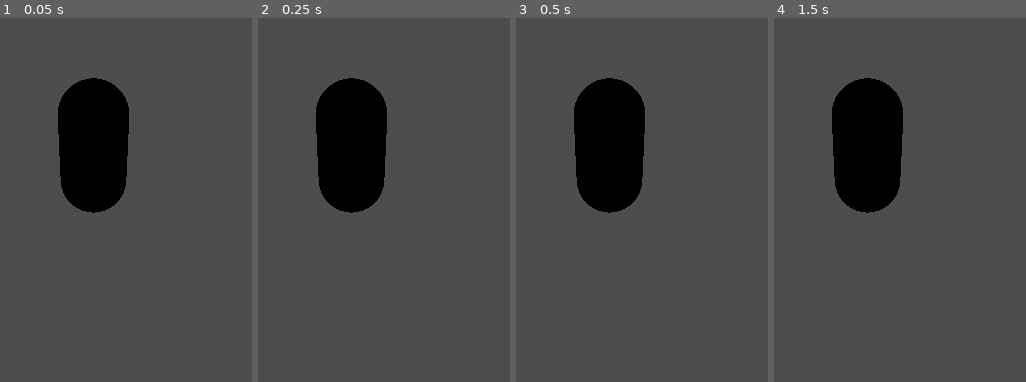
Above: before the commit, frames 1-4 (left to right).
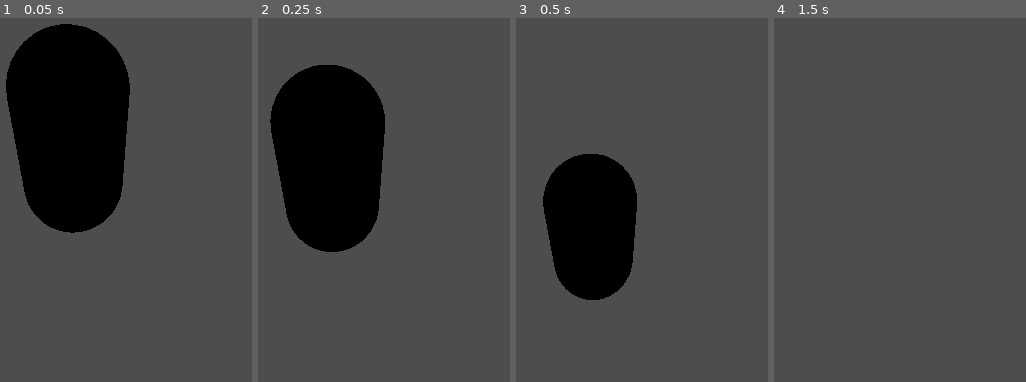
Above: after the commit, the same moments.

Repository: Aeren28/Ludum54
Game: Godot game, scene res://Scenes/Escenario.tscn
The game is run twice, just before and just after one commit, with the same random seed, the same clock (stepped at 60 frames per second) and the same inputs. Before the commit the project starts from res://Scenes/Character.tscn.
Inputs:
- Up to frame 1 (0.05 s): no input
- Up to frame 2 (0.25 s): no input
- Up to frame 3 (0.5 s): no input
- Up to frame 4 (1.5 s): tap Enter (ui_accept) at 0.5, 0.77 s; hold Right (ui_right) 0.53-1.28 s; hold Down (ui_down) from 1.28 s (still down)

The runs differ from the first frame. In frame 1, 14% of the frame differs, in the area x 2-52%, y 1-60%; in frame 2, 11%; in frame 3, 15%, in the area x 10-52%, y 16-78%; in frame 4, 8.9%.

Commit message:
Escenario creado

Diff:
--- a/Scenes/Character.tscn
+++ b/Scenes/Character.tscn
@@ -1,14 +1,13 @@
-[gd_scene load_steps=5 format=3 uid="uid://lm4h5b8of8ne"]
+[gd_scene load_steps=4 format=3 uid="uid://lm4h5b8of8ne"]
 
 [ext_resource type="Script" path="res://Scripts/Character.gd" id="1_s46cv"]
-[ext_resource type="PackedScene" uid="uid://cstxtwrk04ijm" path="res://Scenes/Camera.tscn" id="2_j8r1t"]
 
 [sub_resource type="CapsuleMesh" id="CapsuleMesh_i2upd"]
 
 [sub_resource type="CapsuleShape3D" id="CapsuleShape3D_xhwf5"]
 
 [node name="CharacterBody3D" type="CharacterBody3D"]
-transform = Transform3D(1, 0, 0, 0, 1, 0, 0, 0, 1, 0, 0, -1.91561)
+transform = Transform3D(1, 0, 0, 0, 1, 0, 0, 0, 1, 0, 0, -0.122995)
 script = ExtResource("1_s46cv")
 
 [node name="MeshInstance3D" type="MeshInstance3D" parent="."]
@@ -16,6 +15,3 @@
 
 [node name="CollisionShape3D" type="CollisionShape3D" parent="."]
 shape = SubResource("CapsuleShape3D_xhwf5")
-
-[node name="Camera" parent="." instance=ExtResource("2_j8r1t")]
-transform = Transform3D(1, 0, 0, 0, 0.928641, 0.370979, 0, -0.370979, 0.928641, 0, 1.47215, 4.03557)
--- /dev/null
+++ b/Scenes/Escenario.tscn
@@ -0,0 +1,12 @@
+[gd_scene load_steps=3 format=3 uid="uid://bmutp54iem7by"]
+
+[ext_resource type="PackedScene" uid="uid://lm4h5b8of8ne" path="res://Scenes/Character.tscn" id="1_7kvr6"]
+[ext_resource type="PackedScene" uid="uid://cstxtwrk04ijm" path="res://Scenes/Camera.tscn" id="2_lku4h"]
+
+[node name="Escenario" type="Node3D"]
+
+[node name="CharacterBody3D" parent="." instance=ExtResource("1_7kvr6")]
+transform = Transform3D(1, 0, 0, 0, 1, 0, 0, 0, 1, -0.165977, 0, 0.523021)
+
+[node name="Camera3D" parent="." instance=ExtResource("2_lku4h")]
+transform = Transform3D(1, 0, 0, 0, 0.810011, 0.586415, 0, -0.586415, 0.810011, 0.0373392, 1.45432, 2.80897)
--- a/project.godot
+++ b/project.godot
@@ -11,6 +11,6 @@
 [application]
 
 config/name="Ludum54"
-run/main_scene="res://Scenes/Character.tscn"
+run/main_scene="res://Scenes/Escenario.tscn"
 config/features=PackedStringArray("4.1", "Forward Plus")
 config/icon="res://icon.svg"
